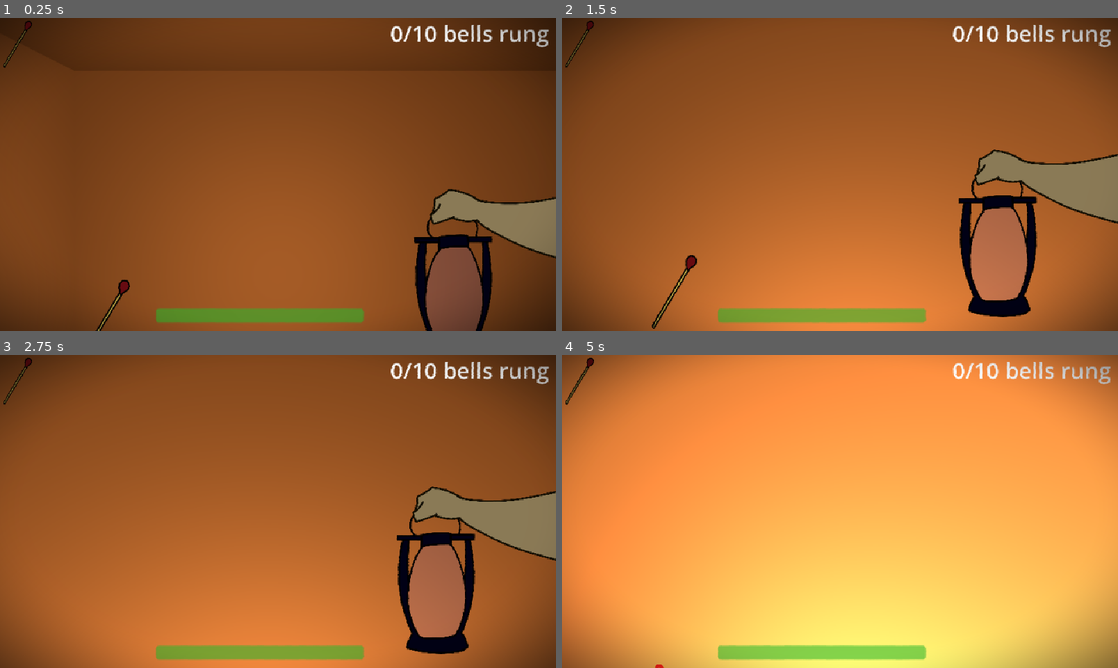
Above: before the commit, frames 1-4 (two rows, left to right).
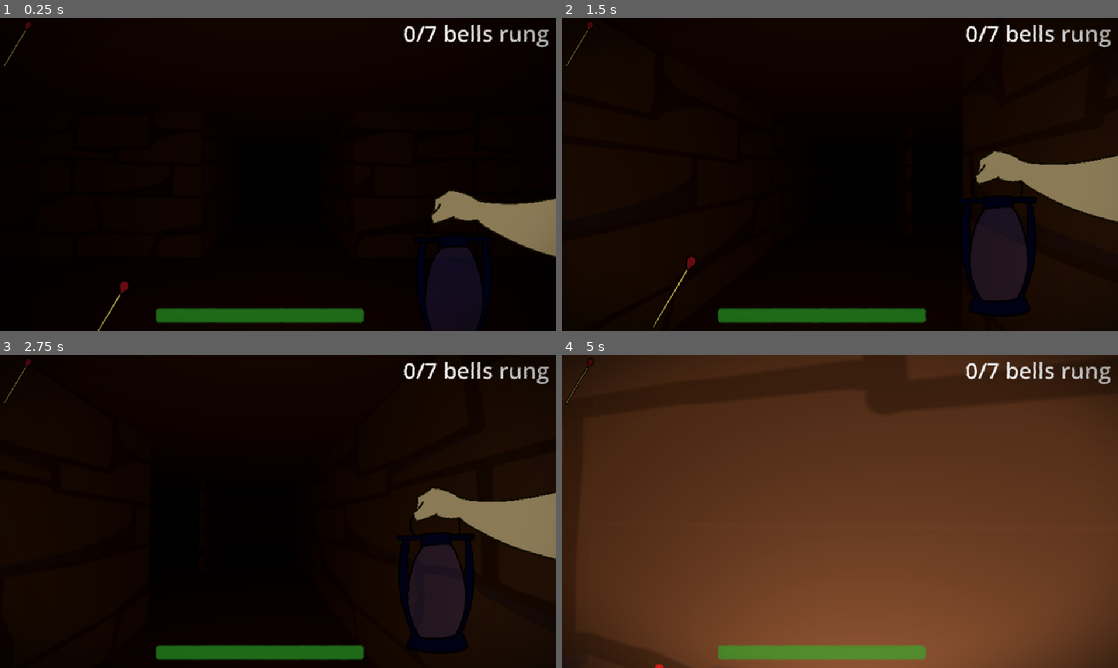
Above: after the commit, the same moments.

Repository: AvenirTheArtist/MazeGame
Game: Godot game, scene res://maps/maze_level.tscn
The game is run twice, just before and just after one commit, with the same random seed, the same clock (stepped at 60 frames per second) and the same inputs. Before the commit the project starts from res://maps/test_level.tscn.
Inputs (mouse positions are in pixels of both pictures, inside the frame that each line leads up to):
- Up to frame 1 (0.25 s): no input
- Up to frame 2 (1.5 s): tap Enter (ui_accept) at 0.5, 0.6, 0.77, 1.07 s; move the mouse to (867, 174) at 0.52 s; hold W (forward) from 0.53 s (still down); move the mouse to (812, 174) at 1.27 s; right-click (812, 174) at 1.35 s
- Up to frame 3 (2.75 s): keep holding W (forward); tap Enter (ui_accept) at 1.52, 1.55, 1.82, 2.3 s; move the mouse to (289, 505) at 2.02 s; click (289, 505) at 2.1 s
- Up to frame 4 (5 s): keep holding W (forward); tap Enter (ui_accept) at 2.75, 3.02, 3.05, 3.32, 3.6, 3.77, 4.07, 4.52, 4.55, 4.82 s; move the mouse to (834, 517) at 2.77 s; tap Shift (sprint) at 2.85 s; move the mouse to (878, 514) at 3.52 s; move the mouse to (795, 508) at 4.27 s; right-click (795, 508) at 4.35 s

The runs differ from the first frame. In frame 1, 96% of the frame differs, in the area x 0-100%, y 0-100%; in frame 2, 94%; in frame 3, 95%; in frame 4, 100%.

Commit message:
enemy scream sounds/proximity sounds
added some sounds to the enemy based on stuff
added temporary function of finding and moving towards  it

Diff:
--- a/entities/ghost.tscn
+++ b/entities/ghost.tscn
@@ -1,6 +1,8 @@
 [gd_scene format=3 uid="uid://dtckck82aj13t"]
 
 [ext_resource type="Script" uid="uid://b2okvfvocwsce" path="res://scripts/ghost.gd" id="1_4a7c8"]
+[ext_resource type="AudioStream" uid="uid://bklgrg54i47lq" path="res://sounds/proximitysound.mp3" id="2_rbinr"]
+[ext_resource type="AudioStream" uid="uid://cfu7jbs8vhuki" path="res://sounds/scream.wav" id="3_8bw8y"]
 
 [sub_resource type="CapsuleShape3D" id="CapsuleShape3D_rbinr"]
 radius = 0.01
@@ -14,7 +16,7 @@
 
 [sub_resource type="CylinderShape3D" id="CylinderShape3D_4a7c8"]
 resource_local_to_scene = true
-radius = 8.0
+radius = 12.10791
 
 [sub_resource type="CapsuleShape3D" id="CapsuleShape3D_4a7c8"]
 radius = 0.3
@@ -51,10 +53,25 @@
 [node name="sound_player" type="Node3D" parent="." unique_id=114506489]
 
 [node name="proximity_sound" type="AudioStreamPlayer3D" parent="sound_player" unique_id=72392308]
+stream = ExtResource("2_rbinr")
+volume_db = 1.0
+max_db = -1.0
+autoplay = true
+max_distance = 10.0
+panning_strength = 2.0
 
-[node name="alerted_sream" type="AudioStreamPlayer3D" parent="sound_player" unique_id=173091261]
+[node name="alerted_scream" type="AudioStreamPlayer3D" parent="sound_player" unique_id=173091261]
+stream = ExtResource("3_8bw8y")
+volume_db = 2.0
+max_db = 5.0
+pitch_scale = 1.2
+panning_strength = 1.25
 
 [node name="stunned" type="AudioStreamPlayer3D" parent="sound_player" unique_id=1009304791]
+stream = ExtResource("3_8bw8y")
+attenuation_model = 2
+max_db = 5.0
+pitch_scale = 0.9
 
 [connection signal="target_reached" from="NavigationAgent3D" to="." method="_on_navigation_agent_3d_target_reached"]
 [connection signal="body_entered" from="player_proximity_detection" to="." method="_on_player_proximity_detection_body_entered"]
--- a/project.godot
+++ b/project.godot
@@ -11,7 +11,7 @@
 [application]
 
 config/name="mazegame"
-run/main_scene="uid://biiskriaojkqp"
+run/main_scene="uid://cn4nyp8cm2sml"
 config/features=PackedStringArray("4.6", "GL Compatibility")
 config/icon="res://icon.svg"
 
--- a/scripts/Global.gd
+++ b/scripts/Global.gd
@@ -1,5 +1,6 @@
 extends Node
 
 var player: Player
+var enemy: Enemy
 var camera: Camera2D
 var player_sounds: PlayerSounds
--- a/scripts/ghost.gd
+++ b/scripts/ghost.gd
@@ -19,14 +19,28 @@
 @onready var player_proximity = $player_proximity_detection
 @onready var nav = $NavigationAgent3D
 @onready var player = get_tree().get_first_node_in_group("player")
+@onready var sound_player: Node3D = $sound_player
+var all_sounds: Dictionary
+
 
 func _ready() -> void:
+	Global.enemy = self
+	for child in sound_player.get_children():
+		if child is AudioStreamPlayer3D:
+			all_sounds[child.name.to_lower()] = child
+
 	get_parent().bell_collected.connect(move_to_bell)
 	for i in get_tree().get_nodes_in_group("patrol_marker"):
 		patrol_pos.append(i.global_position)
 	next_dest = update_roaming()
 
 func _physics_process(delta: float) -> void:
+	if !all_sounds["proximity_sound"].playing:
+		all_sounds["proximity_sound"].play()
+
+	#TEMPORARY
+	if Input.is_action_just_pressed("ui_accept"):
+		move_to_player()
 
 	## tick it down, while this is more than 0 the ghost will not be stunned
 	if stun_immunity > 0:
@@ -71,13 +85,22 @@
 	if state != states.CHASING:
 		alerted_pos = pos
 		state = states.ALERTED
+		all_sounds["alerted_scream"].play()
 		next_dest = alerted_pos
 
-## TEST TEST TEST 5 seconds of stun is ok?
+func move_to_player():
+	if state != states.CHASING:
+		alerted_pos = player.global_position
+		state = states.ALERTED
+		all_sounds["alerted_scream"].play()
+		next_dest = alerted_pos
+
+## TEST TEST TEST 5 seconds of stun is ok? yes for now, might change later
 func get_stunned() -> void:
 	if stun_immunity > 0: return
 	player_proximity.get_child(0).disabled = true
 	state = states.STUNNED
+	all_sounds["stunned"].play()
 	var defined_pos = Vector3.ZERO
 	while defined_pos == Vector3.ZERO:
 		var i = patrol_pos.pick_random()
@@ -97,6 +120,7 @@
 func _on_player_proximity_detection_body_entered(body: Node3D) -> void:
 	if body.is_in_group("player"):
 		state = states.CHASING
+		all_sounds["alerted_scream"].play()
 
 
 func _on_player_proximity_detection_body_exited(body: Node3D) -> void:
Not shown, added: sounds/proximitysound.mp3.import
Not shown, added: sounds/scream.wav.import
Not shown, added: sounds/proximitysound.mp3
Not shown, added: sounds/scream.wav
